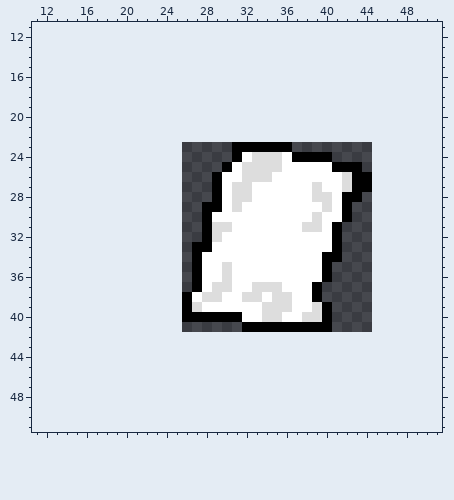
Two states of a pixel-art sprite, assets/sprites/ingame/paper.png. The picture above is the old version.
The file is 38x38 pixels, drawn in blocks of 2x2; one block is one cell here. Shown: x 11..51, y 11..51. The old version is drawn lined up with the new one, on the new canvas.
After:
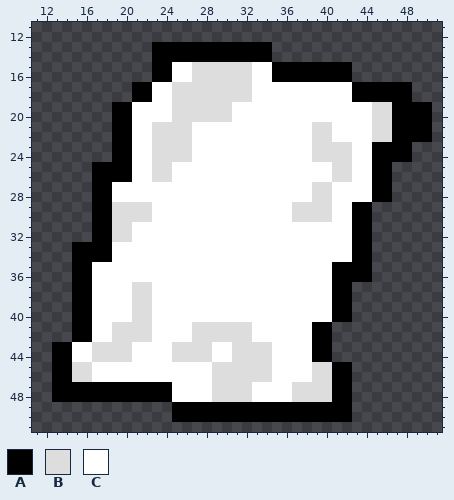
Palette (. is transparent): A #000000  B #dddddd  C #ffffff
Diff:
canvas 19x19 -> 64x64, the old top-left corner now at 26,23
y 13..14: x 23..34 ............ -> AAAAAAAAAAAA
y 15..16: x 23..42 .................... -> AACCBBBBBBCCAAAAAAAA
y 17..18: x 21..48 ............................ -> AACCBBBBBBBBCCCCCCCCCCAAAAAA
y 19..20: x 19..50 ................................ -> AACCCCBBBBBBCCCCCCCCCCCCCCBBAAAA
y 21..22: x 19..50 ................................ -> AACCBBBBCCCCCCCCCCCCBBCCCCBBAAAA
y 23: x 19..48 ............AAAAAA............ -> AACCBBBBCCCCCCCCCCCCBBBBCCAAAA
y 24: x 19..31 ............A -> AACCBBBBCCCCC; x 33..35 BBB -> CCC; x 37..48 AAAA........ -> CCBBBBCCAAAA
y 25: x 17..30 .............A -> AAAACCBBCCCCCC; x 32..35 BBBB -> CCCC; x 41..46 AAA... -> BBCCAA
y 26: x 17..29 ............A -> AAAACCBBCCCCC; x 32..34 BBB -> CCC; x 41 C -> B; x 43..46 AA.. -> CCAA
y 27: x 17..29 ............A -> AACCCCCCCCCCC; x 31..32 BB -> CC; x 40 C -> B; x 42..46 BAA.. -> CCCAA
y 28: x 17..29 ............A -> AACCCCCCCCCCC; x 31..32 BB -> CC; x 42..46 AA... -> CCCAA
y 29: x 17..29 ...........AA -> AABBBBCCCCCCC; x 31 B -> C; x 37..39 CCC -> BBB; x 42..44 A.. -> CAA
y 30: x 17..28 ...........A -> AABBBBCCCCCC; x 37..38 CC -> BB; x 40 C -> B; x 42..44 A.. -> CAA
y 31: x 17..30 ...........ABB -> AABBCCCCCCCCCC; x 38..39 BB -> CC; x 41..44 A... -> CCAA
y 32: x 17..29 ...........AB -> AABBCCCCCCCCC; x 41..44 A... -> CCAA
y 33: x 15..28 ............AA -> AAAACCCCCCCCCC; x 41..44 A... -> CCAA
y 34: x 15..27 ............A -> AAAACCCCCCCCC; x 40..44 AA... -> CCCAA
y 35..36: x 15..27 ............A -> AACCCCCCCCCCC; x 30 B -> C; x 40..44 A.... -> CAAAA
y 37: x 15..27 ............A -> AACCCCBBCCCCC; x 29..30 BB -> CC; x 33..35 BBB -> CCC; x 39..42 A... -> CCAA
y 38: x 15..26 ...........A -> AACCCCBBCCCC; x 28..29 BB -> CC; x 32..33 BB -> CC; x 35..36 BB -> CC; x 39..42 A... -> CCAA
y 39: x 15..27 ...........AB -> AACCCCBBCCCCC; x 34..36 BBB -> CCC; x 39..42 BA.. -> CCAA
y 40: x 15..31 ...........AAAAAA -> AACCCCBBCCCCCCCCC; x 34..35 BB -> CC; x 38..42 BBA.. -> CCCAA
y 41: x 15..38 .................AAAAAAA -> AACCBBBBCCCCBBBBBBCCCCCC
y 42: x 15..40 .......................... -> AACCBBBBCCCCBBBBBBCCCCCCAA
y 43..44: x 13..40 ............................ -> AACCBBBBCCCCBBBBCCBBBBCCCCAA
y 45..46: x 13..42 .............................. -> AABBCCCCCCCCCCCCBBBBBBCCCCBBAA
y 47..48: x 13..42 .............................. -> AAAAAAAAAAAACCCCBBBBCCCCBBBBAA
y 49..50: x 25..42 .................. -> AAAAAAAAAAAAAAAAAA
Pixel boxes of the changes (left, top, right, bottom) in both pictures:
changed: (52, 42, 432, 422)
